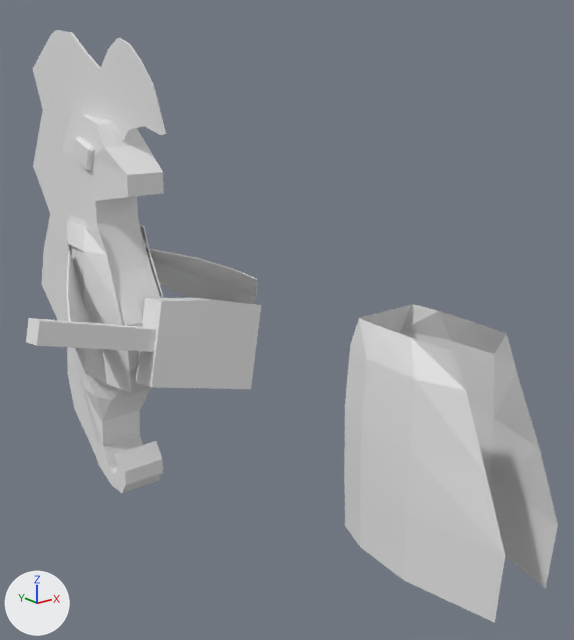
One commit to the Blender file 3d_models/placeholders/enemies/seahorse.blend: the scene before it, then after it.
Both versions are drawn from a 50 mm camera at (-2.6, -5.29, 3.04) aimed at (0.45, -1.48, 1.51). Arrows for +X, +Y and +Z are at lower left; the lights stay in place. The picture after the commit comes second.
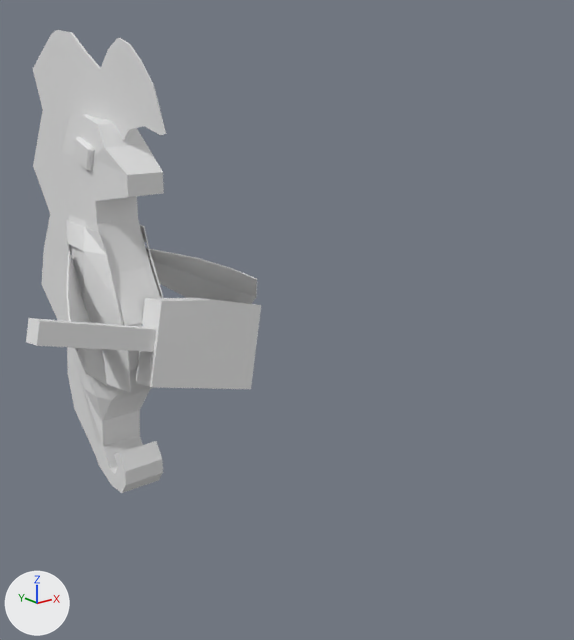
Boxes [x1, y1, x2, y2] around the edits, measured in the pictures (574 x 640 px):
'Cube.002-noimp', deleted: before [344, 304, 558, 623]

The change, as a list of edits to the scene's bpy script:
```text
Remove ob_cube_002_noimp:
    ob_cube_002_noimp = bpy.data.objects.new('Cube.002-noimp', me_cube_002)
    ob_cube_002_noimp.location = (0.0, 0.0, 0.0)
    ob_cube_002_noimp.rotation_euler = (0.304, 0.0, 0.0)  # degrees (17, 0, 0)
    ob_cube_002_noimp.scale = (0.128, 0.134, 0.0923)
```
